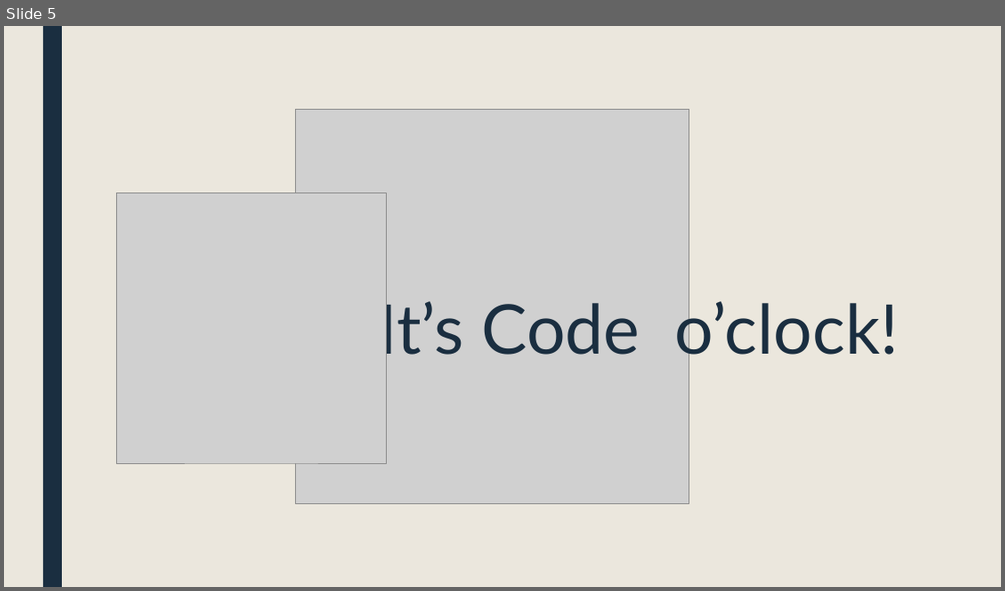
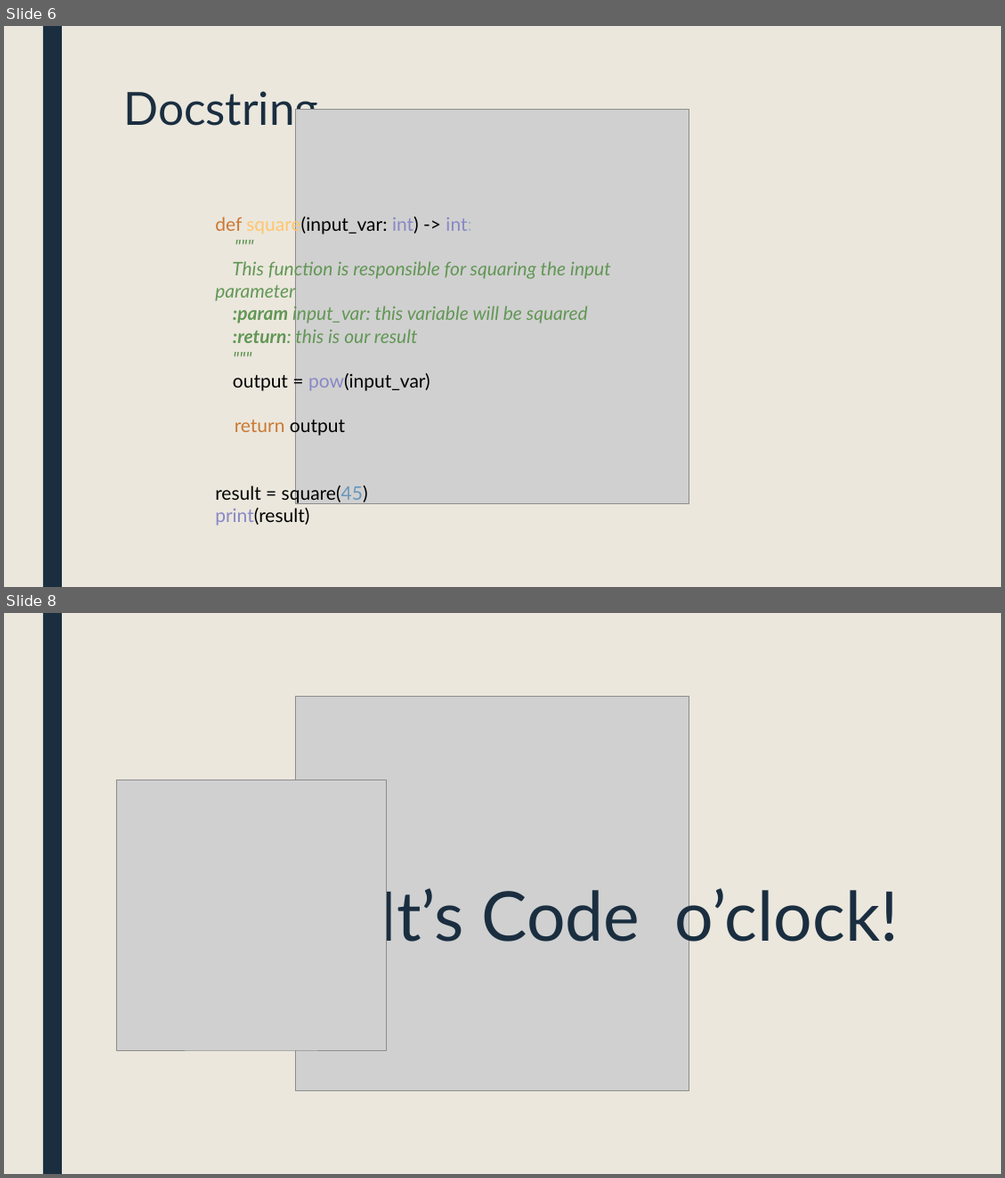
Before and after one commit to istvan-knab/pannonhalma_programozas, a slide deck: elmélet/fuggvenyek.pptx. Shown one above the other, each under a label of ours: slide 5 before the commit, slides 6 and 8 after it; the slides between them are not shown. The pictures are 1005x591 and 1005x1178 pixels, drawn with LibreOffice and Linux fonts; fonts in the diff are those of the drawing; grey boxes stand for pictures. Boxes give left, top, right and bottom in pixels: in the first picture for what was removed or moved away, otherwise in the second. Text is boxed around its words. In the diff, an @@ line names an element or a change of style, - is before the commit and + after.

```diff
--- a/elmélet/fuggvenyek.pptx
+++ b/elmélet/fuggvenyek.pptx
@@ slide 6 added at (x1=4, y1=26, x2=1001, y2=587), background #EBE7DD; not listed: 1 template element that a slide beside it also shows @@
@@ title added at (x1=123, y1=91, x2=318, y2=133), 44 pt, text #1A2E40 @@
+Docstring
@@ picture added at (x1=295, y1=109, x2=689, y2=503) @@
@@ text added at (x1=215, y1=214, x2=611, y2=525), 18 pt, text #629755, italic @@
+def square(input_var: int) -> int:
+"""
+This function is responsible for squaring the input parameter
+:param input_var: this variable will be squared
+:return: this is our result
+"""
+output = pow(input_var)
+return output
+result = square(45)
+print(result)
@@ what was slide 5 is now slide 8 @@
```
Also in this commit, not shown: 1 slide changed, 3 other slides added, 1 slide removed, 1 other file.
